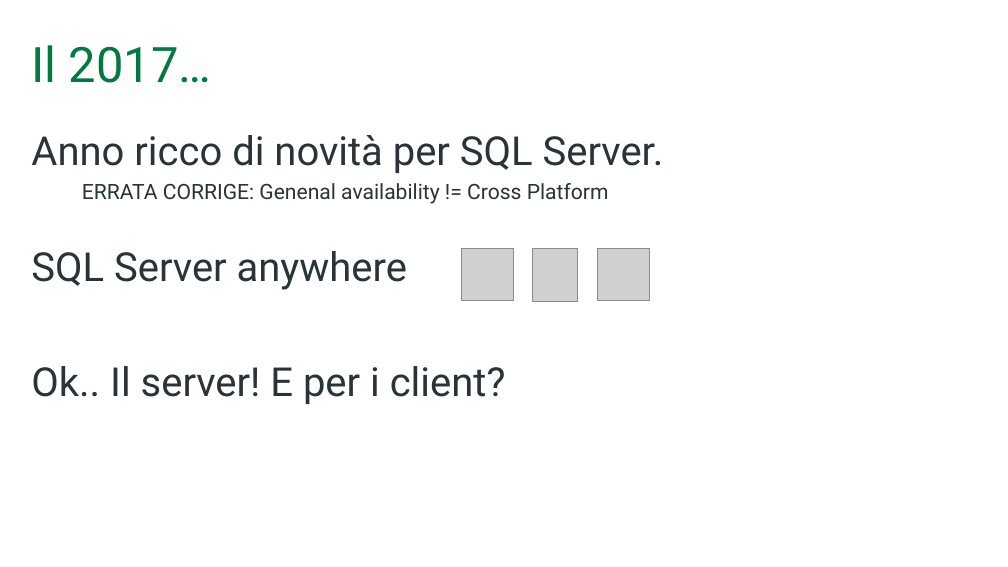
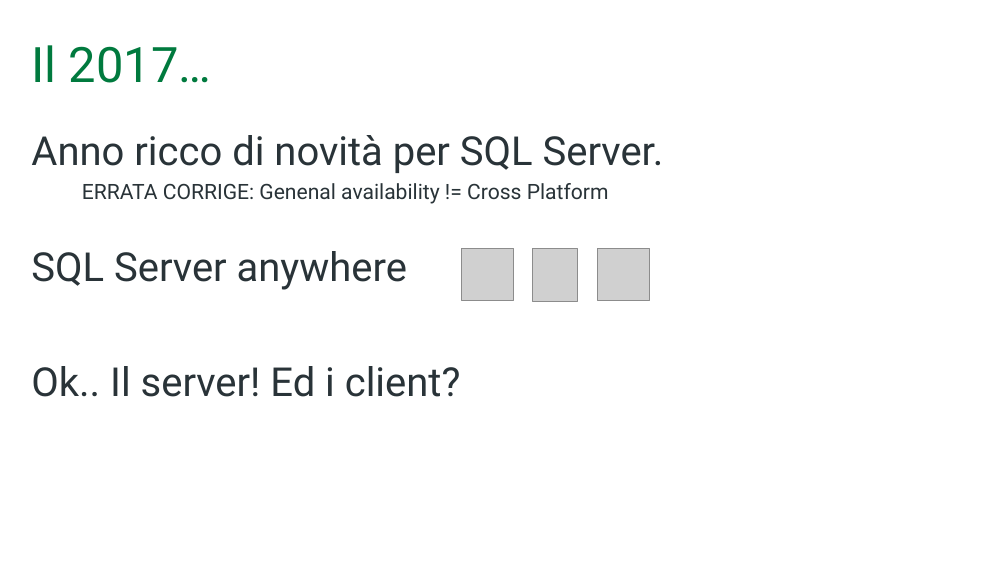
Before and after one commit to mrg3d/demo-opsstudio-repo, a slide deck: slide 6 of Introducing SQL Operations Studio.pptx. Drawn at 1008x567 pixels with LibreOffice and Linux fonts; fonts in the diff are those of the drawing; grey boxes stand for pictures; background and template pictures are left out. Boxes give left, top, right and bottom in pixels: in the first picture for what was removed or moved away, otherwise in the second. Text is boxed around its words. In the diff, an @@ line names an element or a change of style, - is before the commit and + after.

```diff
--- a/Introducing SQL Operations Studio.pptx
+++ b/Introducing SQL Operations Studio.pptx
@@ text at box(31, 366, 461, 397): text changed @@
-Ok.. Il server! E per i client?
+Ok.. Il server! Ed i client?
```
Also in this commit, not shown: 3 other slides changed, 1 slide removed.
